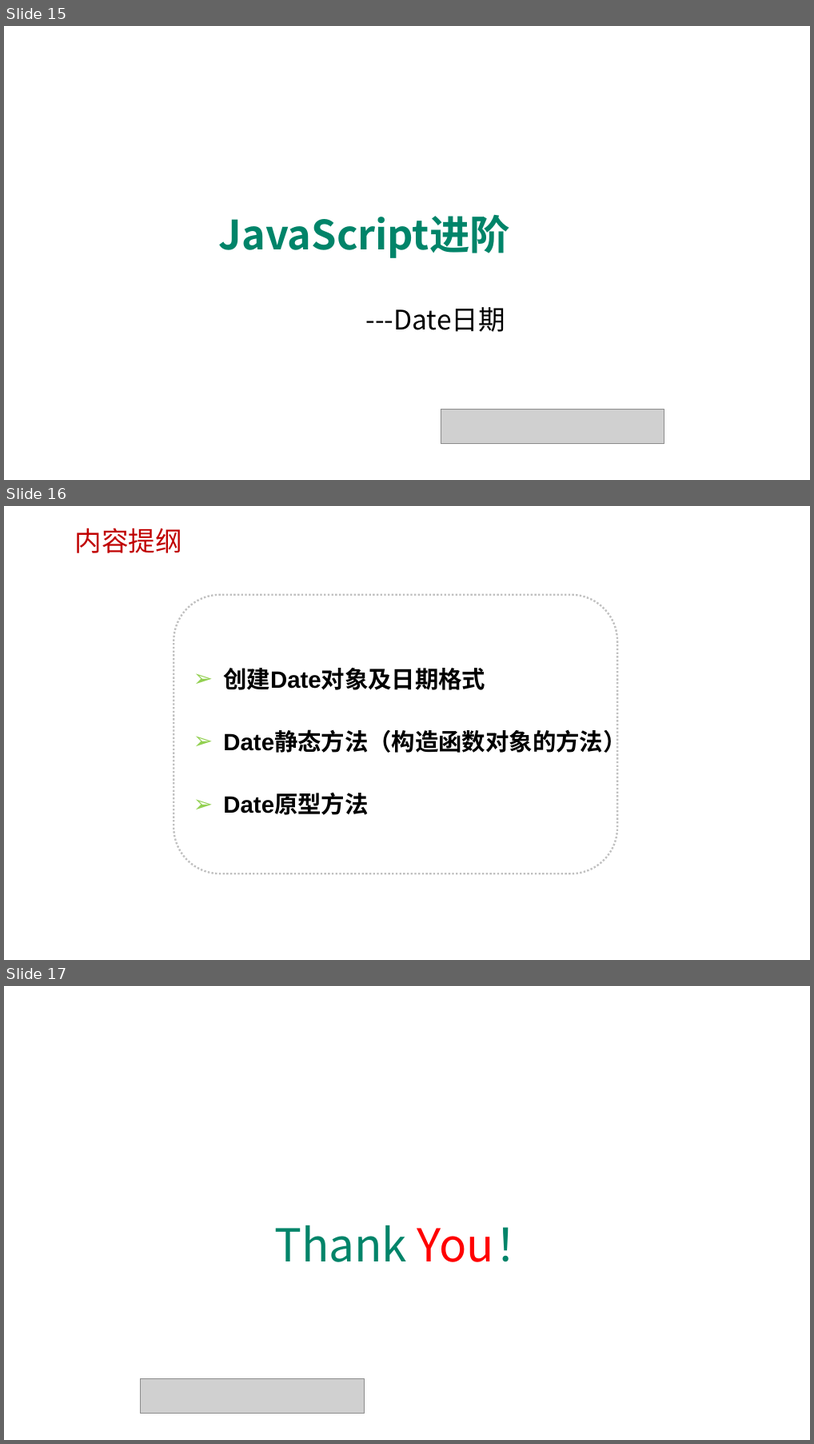
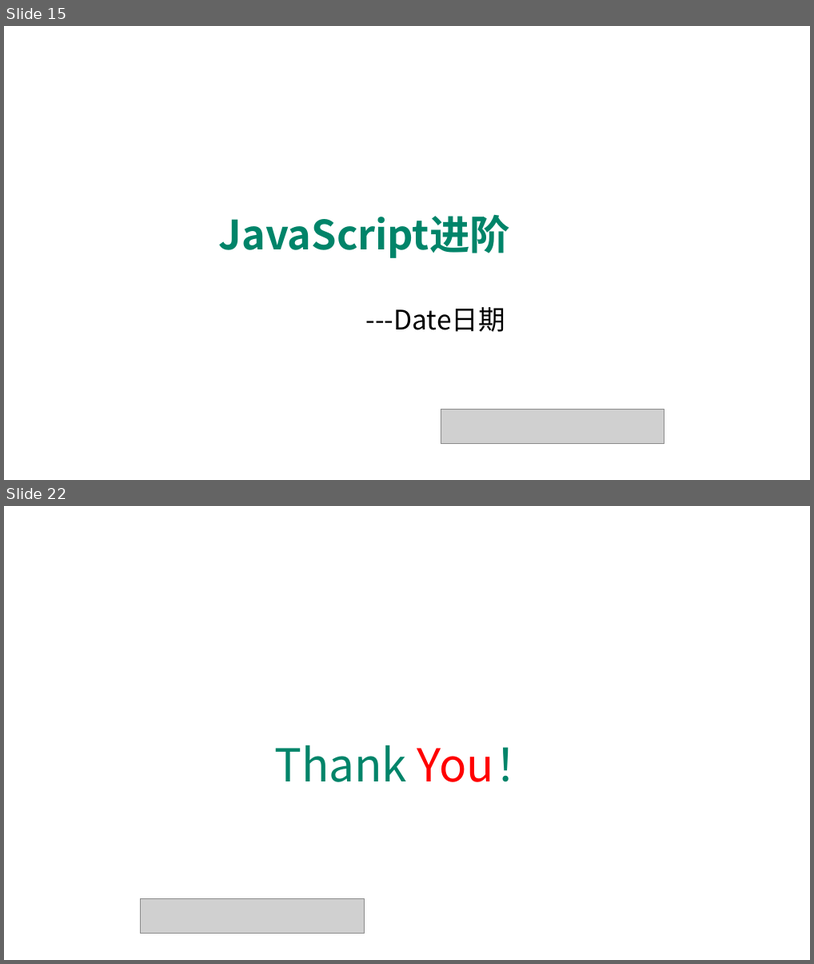
Before and after one commit to edu2act/course-javascript-advanced, a slide deck: 课程PPT/09.JavaScript标准内置对象-构造器（Array、Date、Error等）.pptx. Shown one above the other, each under a label of ours: slides 15, 16 and 17 before the commit, slides 15 and 22 after it; the slides between them are not shown. The pictures are 814x1444 and 814x964 pixels, drawn with LibreOffice and Linux fonts; fonts in the diff are those of the drawing; grey boxes stand for pictures; background and template pictures are left out. Boxes give left, top, right and bottom in pixels: in the first picture for what was removed or moved away, otherwise in the second. Text is boxed around its words. In the diff, an @@ line names an element or a change of style, - is before the commit and + after.

```diff
--- a/课程PPT/09.JavaScript标准内置对象-构造器（Array、Date、Error等）.pptx
+++ b/课程PPT/09.JavaScript标准内置对象-构造器（Array、Date、Error等）.pptx
@@ slide 16 removed at <box>4,506,810,960</box>, background picture (left out) @@
@@ text removed at <box>75,528,182,553</box> @@
-内容提纲
@@ rounded rectangle removed at <box>174,595,618,874</box> @@
-➢ 创建Date对象及日期格式
-➢ Date静态方法（构造函数对象的方法）
-➢ Date原型方法
@@ what was slide 17 is now slide 22 @@
```
Also in this commit, not shown: 5 slides changed, 6 slides added, 7 other files.
